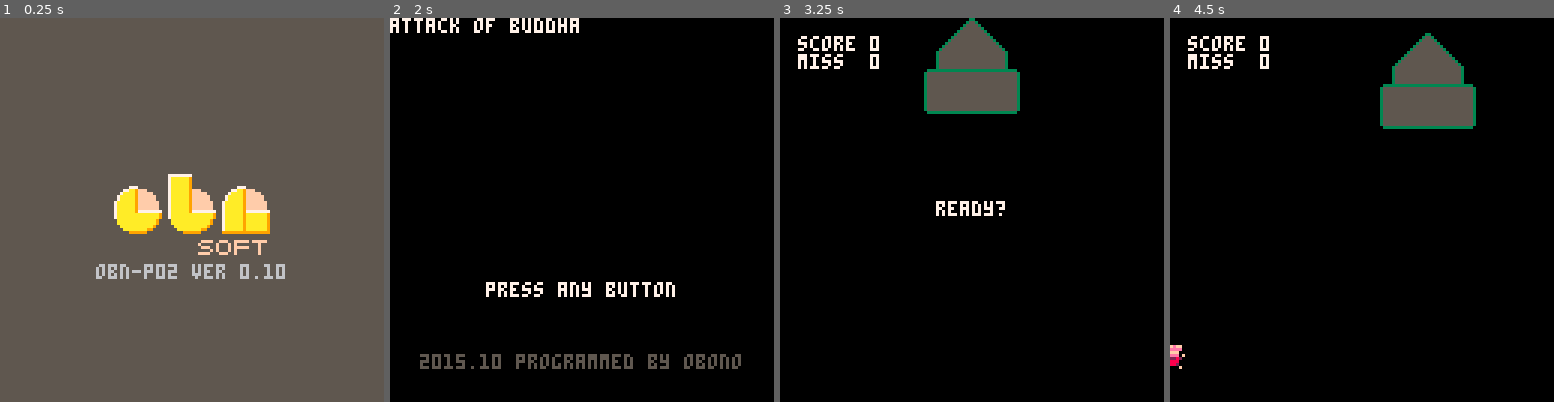
Above: before the commit, frames 1-4 (left to right).
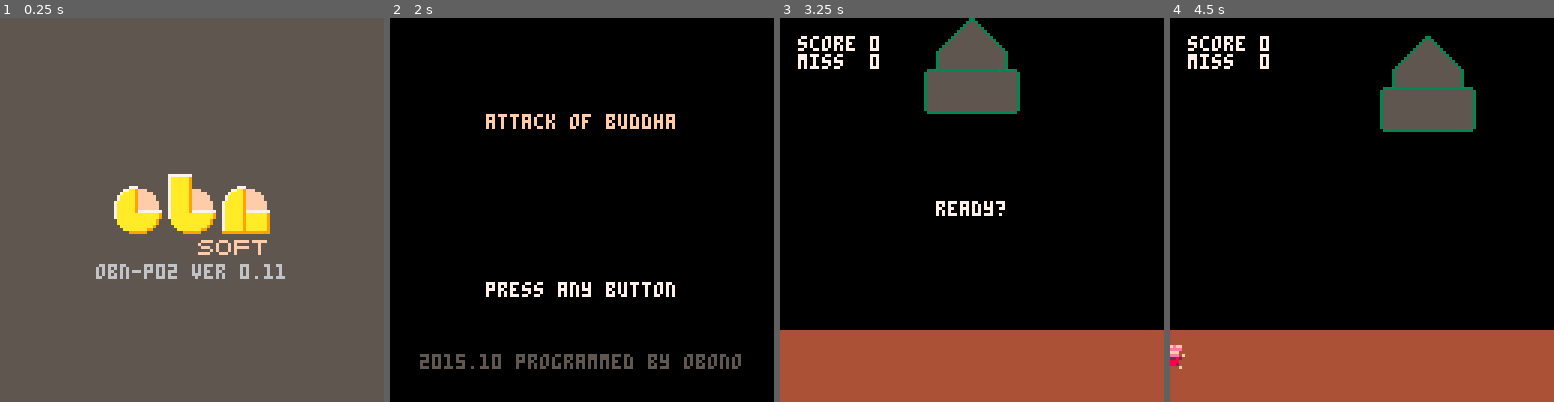
Above: after the commit, the same moments.

Repository: obono/Pico8Works
Game: PICO-8 cartridge src/buddha.p8
Same seed, same stepped clock (60 frames per second), same inputs: the game is played once before the commit and once after it.
Inputs:
- Up to frame 1 (0.25 s): no input
- Up to frame 2 (2 s): tap X (X key) at 0.33, 1.07, 1.85 s; tap O (Z key) at 0.7, 1.7 s; hold Right from 1.6 s (still down)
- Up to frame 3 (3.25 s): release Right at 2.1 s; tap O (Z key) at 2.1, 2.5, 2.9 s; hold Right 2.47-3.03 s; tap X (X key) at 2.97 s; hold Left from 3.08 s (still down)
- Up to frame 4 (4.5 s): tap O (Z key) at 3.3, 3.7, 4.1 s; release Left at 3.58 s; hold Right from 4.02 s (still down); tap X (X key) at 4.08 s

The runs differ from the first frame. In frame 1, less than 0.1% of the frame differs, in the area x 71-75%, y 64-68%; in frame 2, 1.7%; in frame 3, 19%; in frame 4, 20%, in the area x 0-100%, y 3-100%.

Commit message:
'Attack of Buddha' v0.11
 - Draw crushed corpse.

Diff:
--- a/src/buddha.p8
+++ b/src/buddha.p8
@@ -27,7 +27,7 @@
  map(124,28,56,48,2,3) -- b
  map(126,29,74,56,2,2) -- n
  map(125,31,66,72,3,1) -- soft
- print("obn-p02 ver 0.10",
+ print("obn-p02 ver 0.11",
    32,82,6)
 end
 
@@ -47,7 +47,7 @@
 function draw_title()
  cls()
  print("attack of buddha",
-   0,0,7)
+   32,32,15)
  print("press any button",
    32,88,7)
  print("2015.10 "..
@@ -69,13 +69,18 @@
  pa=pt/2 -- buddha jump phase
  pe=false -- game over?
 
- ac={}
- local i
+ ac={} -- people table
+ local i,j
  for i=1,8 do
-  ac[i]={}
- end
- ak=0
-
+  ac[i]={} -- for each row
+ end
+ ak=0 -- interval of new person
+
+ for i=32,55 do
+  for j=0,127 do
+   sset(j,i,4)
+  end
+ end
  sc=0
  ms=0
 end
@@ -118,7 +123,7 @@
 function move_player()
  px=mid(16,px+pv,112)
  local a=pa/pt-.5
- py=min(32+352*a*a,120)
+ py=min(33+352*a*a,121)
 end
 
 function add_person()
@@ -130,8 +135,9 @@
  local v=rndi(2)*2-1
  a.m=rndi(2)
  a.x=64-v*68
+ a.y=y
  a.v=v*(rnd(z)+z/2+.5)
- a.d=rndi(8)
+ a.d=rnd(4)
  add(ac[y],a)
  ak=pt*pt/128
 end
@@ -141,8 +147,11 @@
  for t in all(ac) do
   for a in all(t) do
    a.x+=a.v
+   if (rnd(16)<1) then
+    sset(a.x,40+a.y,4)
+   end
    if (a.x<-4 or a.x>=132) then
-    del(t.a)
+    del(t,a)
    end
   end
  end
@@ -155,8 +164,22 @@
    if (abs(a.x-px)<=16) then
     if (a.m==0) sc+=1
     if (a.m==1) ms+=1
+    set_corpse(a)
     del(t,a)
    end
+  end
+ end
+end
+
+function set_corpse(a)
+ local i,j,l,r,c
+ for i=-1,1 do
+  l=-rndi(3)-1+abs(i)
+  r= rndi(3)+1-abs(i)
+  for j=l,r do
+   c=3-a.m
+   if (rnd(8)<1) c=1
+   sset(a.x+j,40+a.y+i,c)
   end
  end
 end
@@ -183,23 +206,28 @@
 
 function draw_game()
  cls()
+ local y=0
+ if (pa>pt and pa<pt+10) y=pa%2
+ camera(0,y)
  draw_background()
  draw_people()
  draw_player()
+ camera()
  draw_strings()
 end
 
 function draw_background()
+ map(0,0,0,0,16,16)
 end
 
 function draw_people()
- local i,a,s,d
- for i=1,8 do
-  for a in all(ac[i]) do
+ local t,a,s,d
+ for t in all(ac) do
+  for a in all(t) do
    s=16+a.m*4+
-     (a.x*sgn(a.v)+a.d)%8/2
+     (a.x*sgn(a.v)/2+a.d)%4
    d=(a.v<0)
-   spr(s,a.x-4,104+i,1,1,d)
+   spr(s,a.x-4,104+a.y,1,1,d)
   end
  end
 end
@@ -391,9 +419,9 @@
 0000000000000000000000000000000000000000000000000000000000000000000000000000000000000000000000000000000000000000000000000000000000000000000000000000000000000000000000000000000000000000000000000000000000000000000000000000000000000000000000000000000000000000
 0000000000000000000000000000000000000000000000000000000000000000000000000000000000000000000000000000000000000000000000000000000000000000000000000000000000000000000000000000000000000000000000000000000000000000000000000000000000000000000000000000000000000000
 0000000000000000000000000000000000000000000000000000000000000000000000000000000000000000000000000000000000000000000000000000000000000000000000000000000000000000000000000000000000000000000000000000000000000000000000000000000000000000000000000000000000000000
-0000000000000000000000000000000000000000000000000000000000000000000000000000000000000000000000000000000000000000000000000000000000000000000000000000000000000000000000000000000000000000000000000000000000000000000000000000000000000000000000000000000000000000
-0000000000000000000000000000000000000000000000000000000000000000000000000000000000000000000000000000000000000000000000000000000000000000000000000000000000000000000000000000000000000000000000000000000000000000000000000000000000000000000000000000000000000000
-0000000000000000000000000000000000000000000000000000000000000000000000000000000000000000000000000000000000000000000000000000000000000000000000000000000000000000000000000000000000000000000000000000000000000000000000000000000000000000000000000000000000000000
+404142434445464748494a4b4c4d4e4f00000000000000000000000000000000000000000000000000000000000000000000000000000000000000000000000000000000000000000000000000000000000000000000000000000000000000000000000000000000000000000000000000000000000000000000000000000000
+505152535455565758595a5b5c5d5e5f00000000000000000000000000000000000000000000000000000000000000000000000000000000000000000000000000000000000000000000000000000000000000000000000000000000000000000000000000000000000000000000000000000000000000000000000000000000
+606162636465666768696a6b6c6d6e6f00000000000000000000000000000000000000000000000000000000000000000000000000000000000000000000000000000000000000000000000000000000000000000000000000000000000000000000000000000000000000000000000000000000000000000000000000000000
 0000000000000000000000000000000000000000000000000000000000000000000000000000000000000000000000000000000000000000000000000000000000000000000000000000000000000000000000000000000000000000000000000000000000000000000000000000000000000000000000000000000000000000
 0000000000000000000000000000000000000000000000000000000000000000000000000000000000000000000000000000000000000000000000000000000000000000000000000000000000000000000000000000000000000000000000000000000000000000000000000000000000000000000000000000000000000000
 0000000000000000000000000000000000000000000000000000000000000000000000000000000000000000000000000000000000000000000000000000000000000000000000000000000000000000000000000000000000000000000000000000000000000000000000000000000000000000000000000000000000000000
Not shown, changed: 21 lines of the sprite sheet (__gfx__) section of src/buddha.p8
